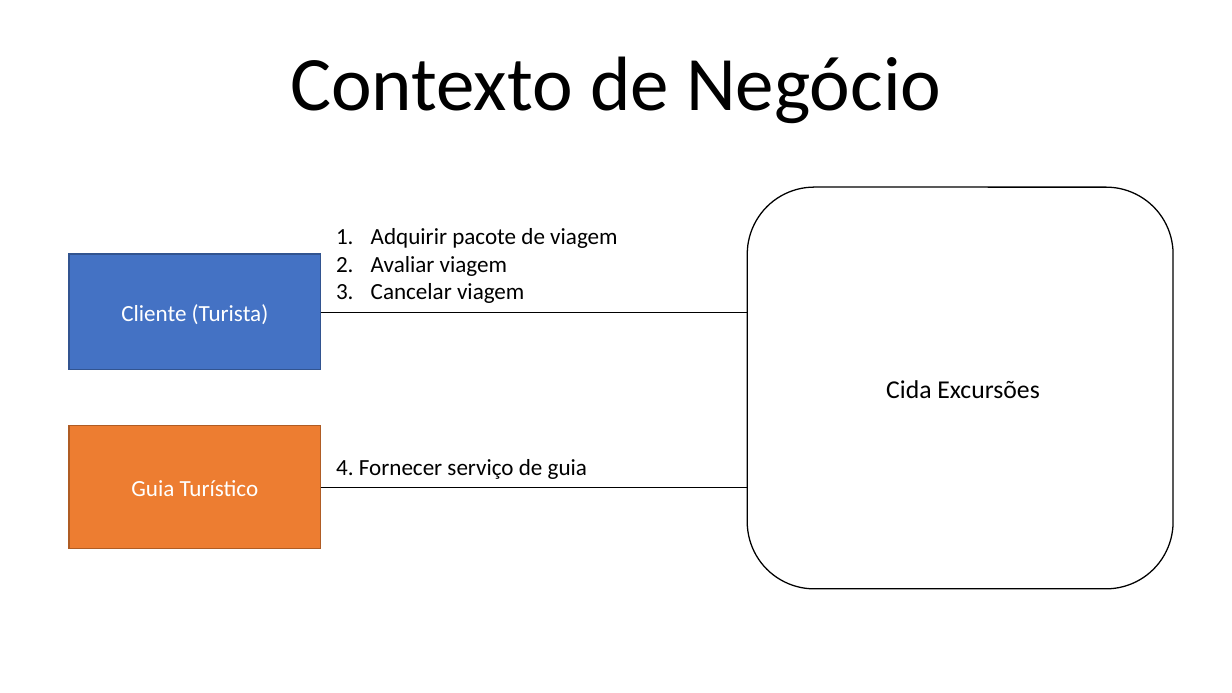
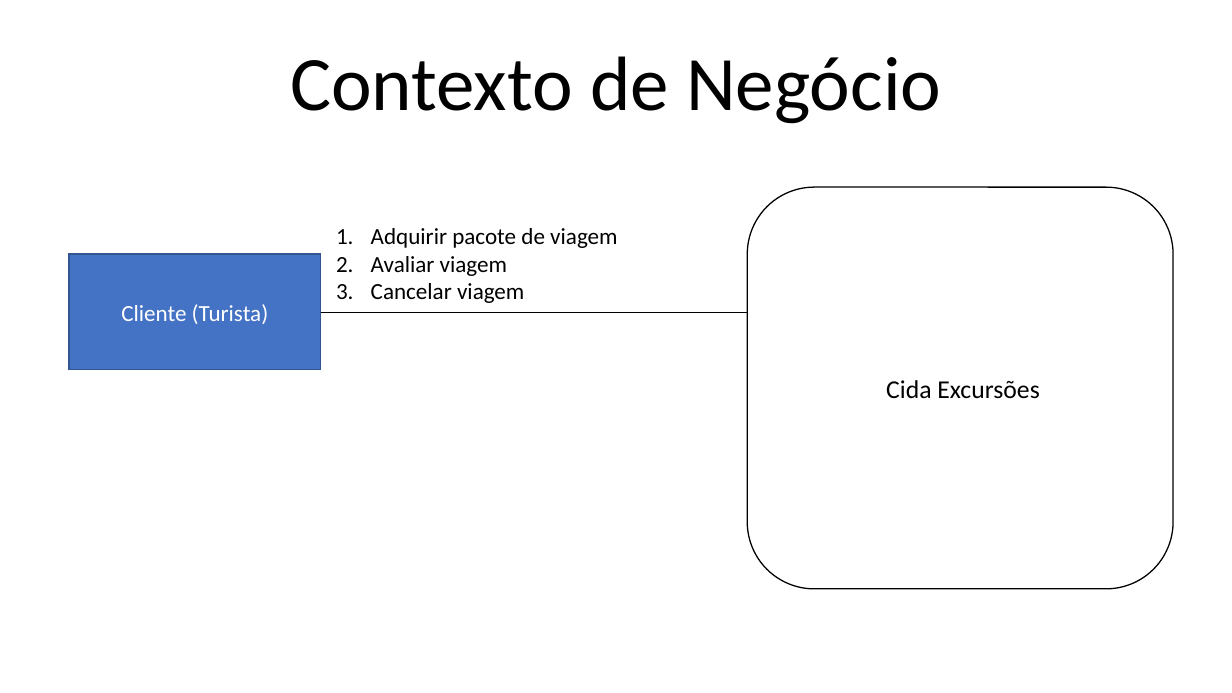
Before and after one commit to Road-on/RoadOn, a slide deck: slide 1 of 15. Arquitetura de Negócio Para Cada Cenário.pptx. Drawn at 1232x693 pixels with LibreOffice and Linux fonts; fonts in the diff are those of the drawing. Boxes give left, top, right and bottom in pixels: in the first picture for what was removed or moved away, otherwise in the second. Text is boxed around its words. In the diff, an @@ line names an element or a change of style, - is before the commit and + after.

```diff
--- a/15. Arquitetura de Negócio Para Cada Cenário.pptx
+++ b/15. Arquitetura de Negócio Para Cada Cenário.pptx
@@ rectangle removed at (x1=69, y1=426, x2=321, y2=549) @@
-Guia Turístico
@@ text removed at (x1=336, y1=459, x2=587, y2=479) @@
-4. Fornecer serviço de guia
@@ line removed from (321, 487) to (748, 487) @@
```
Also in this commit, not shown: 1 slide removed.
